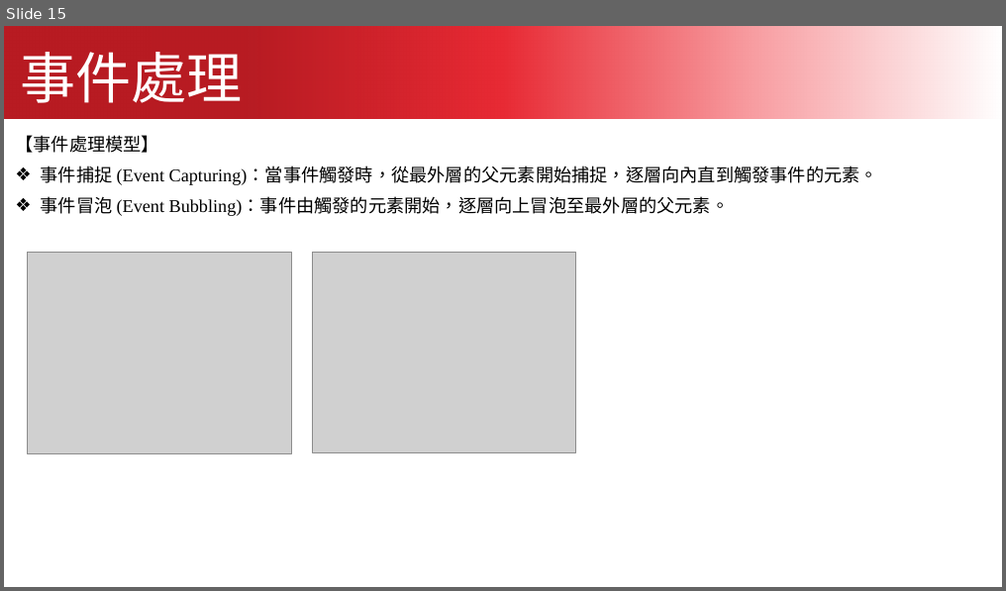
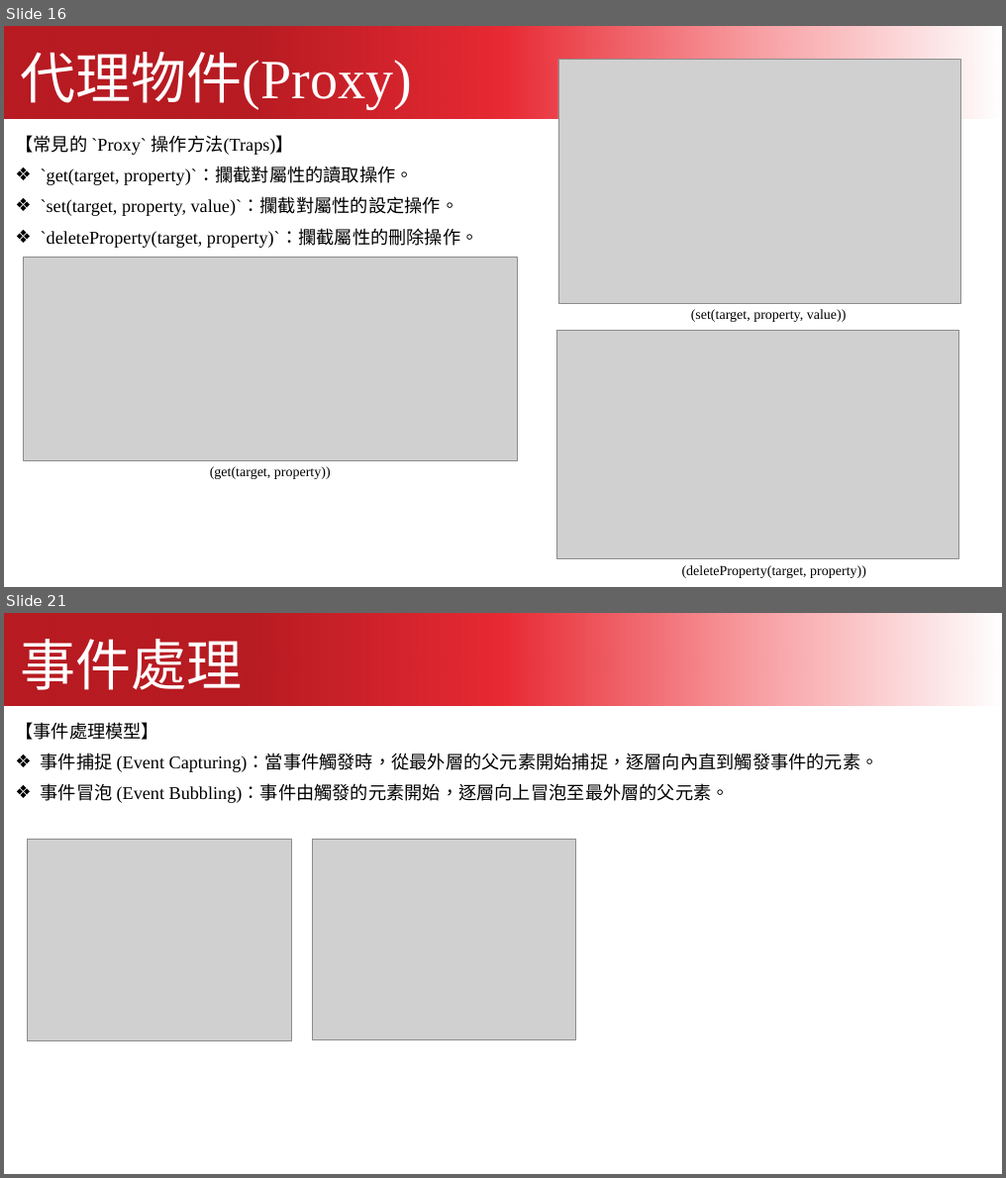
Before and after one commit to kcwc1029/blog-web, a slide deck: JavaScript/javascript_03.pptx. Shown one above the other, each under a label of ours: slide 15 before the commit, slides 16 and 21 after it; the slides between them are not shown. The pictures are 1006x591 and 1006x1178 pixels, drawn with LibreOffice and Linux fonts; fonts in the diff are those of the drawing; grey boxes stand for pictures. Boxes give left, top, right and bottom in pixels: in the first picture for what was removed or moved away, otherwise in the second. Text is boxed around its words. In the diff, an @@ line names an element or a change of style, - is before the commit and + after.

```diff
--- a/JavaScript/javascript_03.pptx
+++ b/JavaScript/javascript_03.pptx
@@ slide 16 added at <box>4,26,1002,587</box>, background #FFFFFF @@
@@ freeform shape added at <box>4,26,1002,118</box>, fill gradient #B81B22 to #E82A34 to #F89DA1 to #FFFFFF @@
@@ text added at <box>21,52,412,110</box>, 80 pt, text #FFFFFF @@
+代理物件(Proxy)
@@ picture added at <box>558,59,960,303</box> @@
@@ text added at <box>15,135,479,248</box>, 26 pt, text #000000 @@
+【常見的 `Proxy` 操作方法(Traps)】
+❖ `get(target, property)`：攔截對屬性的讀取操作。
+❖ `set(target, property, value)`：攔截對屬性的設定操作。
+❖ `deleteProperty(target, property)`：攔截屬性的刪除操作。
@@ picture added at <box>23,257,518,460</box> @@
@@ text added at <box>691,309,846,322</box>, 20 pt, text #000000 @@
+(set(target, property, value))
@@ picture added at <box>556,330,958,559</box> @@
@@ text added at <box>210,467,331,479</box>, 20 pt, text #000000 @@
+(get(target, property))
@@ text added at <box>682,566,866,578</box>, 20 pt, text #000000 @@
+(deleteProperty(target, property))
@@ what was slide 15 is now slide 21 @@
```
Also in this commit, not shown: 17 other slides added, 12 slides removed, 6 other files.
